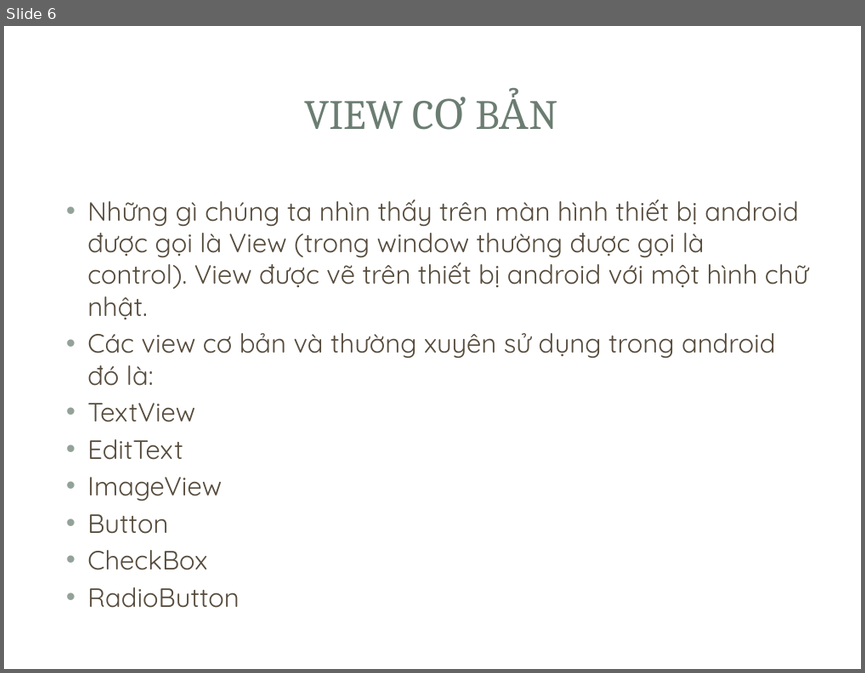
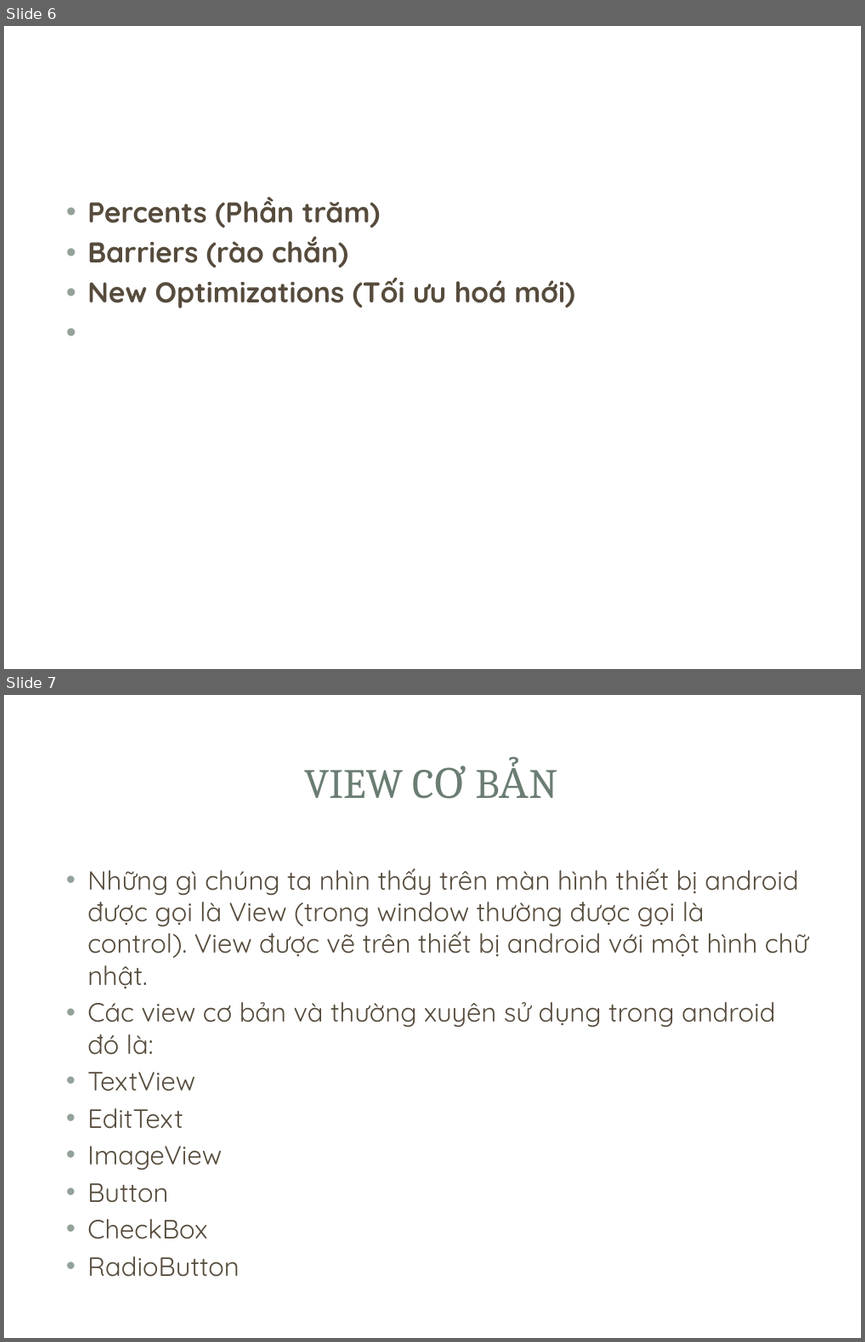
Before and after one commit to huutien98/Demo_FakeFace, a slide deck: Week_1.pptx. Shown one above the other, each under a label of ours: slide 6 before the commit, slides 6 and 7 after it. The pictures are 865x673 and 865x1342 pixels, drawn with LibreOffice and Linux fonts; fonts in the diff are those of the drawing; background and template pictures are left out. Boxes give left, top, right and bottom in pixels: in the first picture for what was removed or moved away, otherwise in the second. Text is boxed around its words. In the diff, an @@ line names an element or a change of style, - is before the commit and + after.

```diff
--- a/Week_1.pptx
+++ b/Week_1.pptx
@@ slide 6 added at bbox=[4, 26, 861, 669], background picture (left out); not listed: 3 template elements that a slide beside it also shows @@
@@ text added at bbox=[87, 197, 575, 308], 24 pt, text #564B3C, bold @@
+• Percents (Phần trăm)
+• Barriers (rào chắn)
+• New Optimizations (Tối ưu hoá mới)
@@ what was slide 6 is now slide 7 @@
```
Also in this commit, not shown: 2 slides changed, 2 other files.
